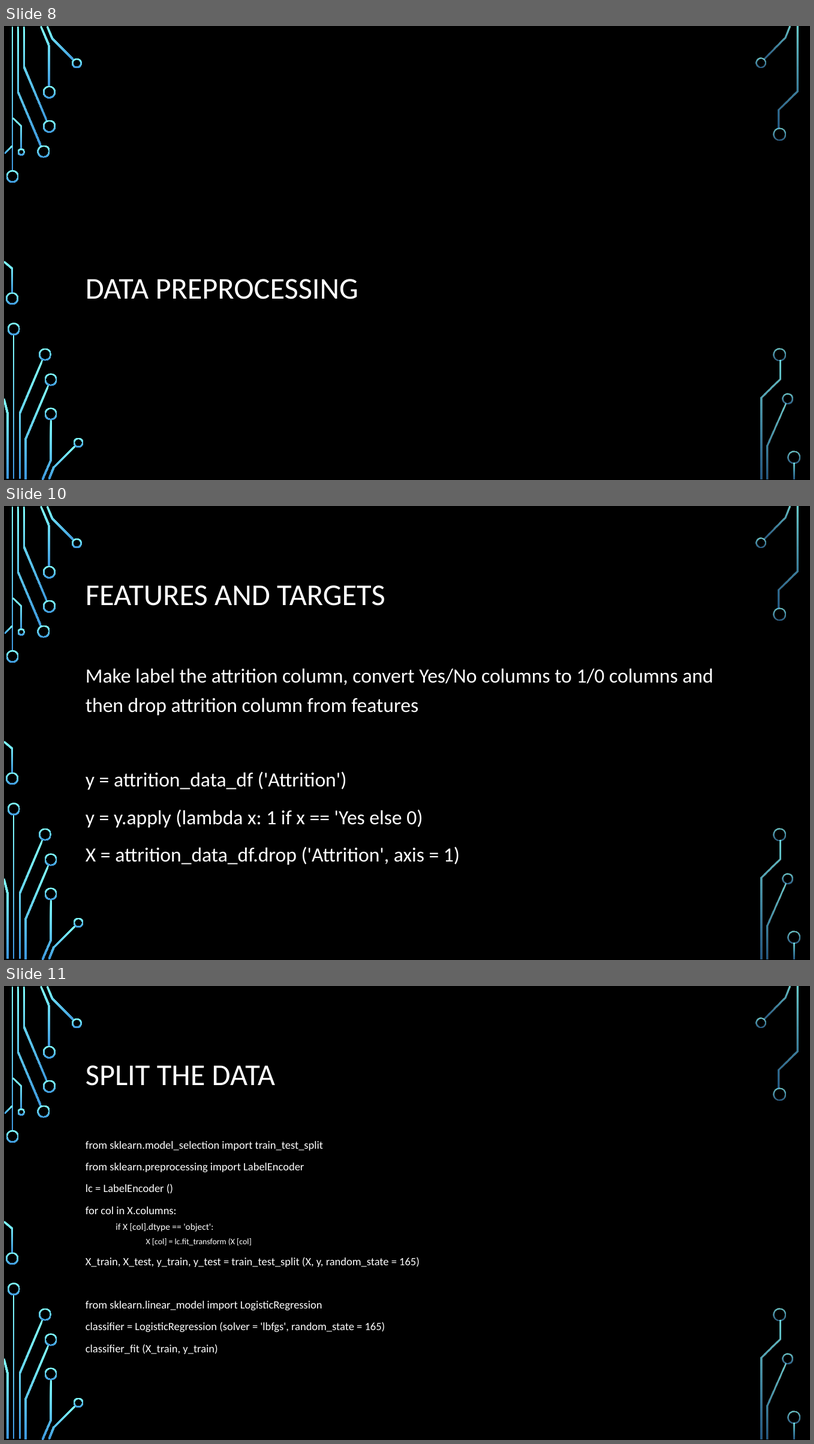
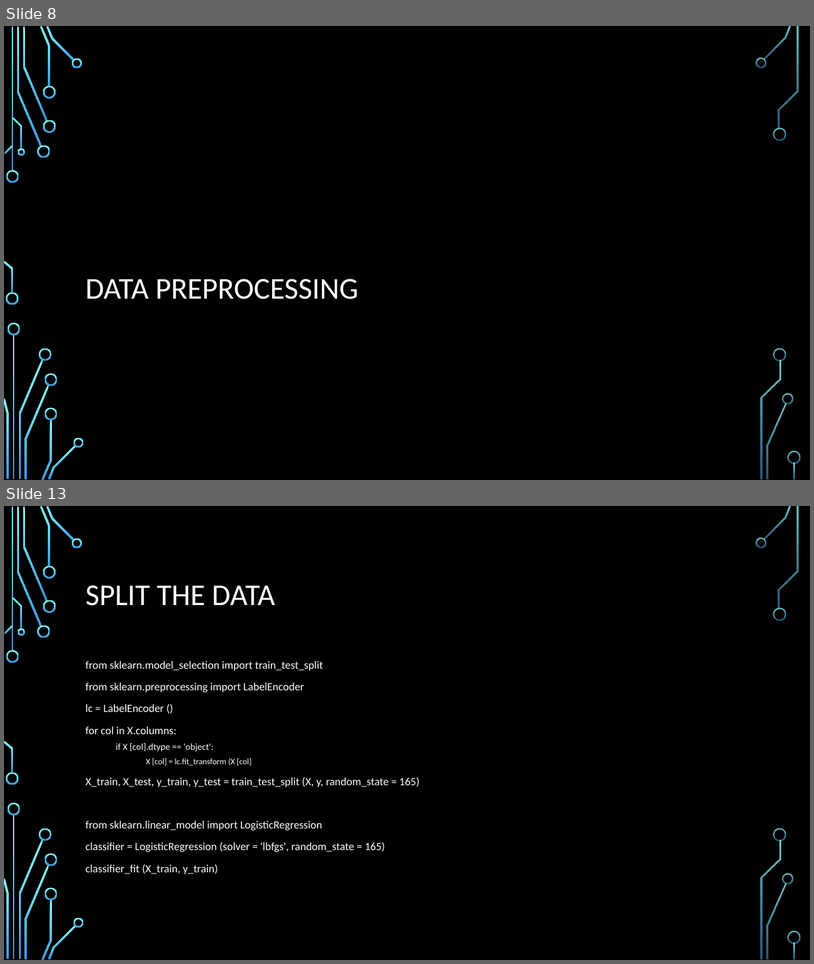
Before and after one commit to ddaniel2024/Project-4, a slide deck: Employee Attrition Prediction Presentation.pptx. Shown one above the other, each under a label of ours: slides 8, 10 and 11 before the commit, slides 8 and 13 after it; the slides between them are not shown. The pictures are 814x1444 and 814x964 pixels, drawn with LibreOffice and Linux fonts; fonts in the diff are those of the drawing; background and template pictures are left out. Boxes give left, top, right and bottom in pixels: in the first picture for what was removed or moved away, otherwise in the second. Text is boxed around its words. In the diff, an @@ line names an element or a change of style, - is before the commit and + after.

```diff
--- a/Employee Attrition Prediction Presentation.pptx
+++ b/Employee Attrition Prediction Presentation.pptx
@@ slide 10 removed at [4, 506, 810, 960], background picture (left out); not listed: 36 template elements that a slide beside it also shows @@
@@ title removed at [86, 585, 385, 606] @@
-FEATURES AND TARGETS
@@ text removed at [86, 668, 713, 865] @@
-Make label the attrition column, convert Yes/No columns to 1/0 columns and then drop attrition column from features
-y = attrition_data_df ('Attrition')
-y = y.apply (lambda x: 1 if x == 'Yes else 0)
-X = attrition_data_df.drop ('Attrition', axis = 1)
@@ what was slide 11 is now slide 13 @@
```
Also in this commit, not shown: 3 slides added, 4 other slides removed, 1 other file.
